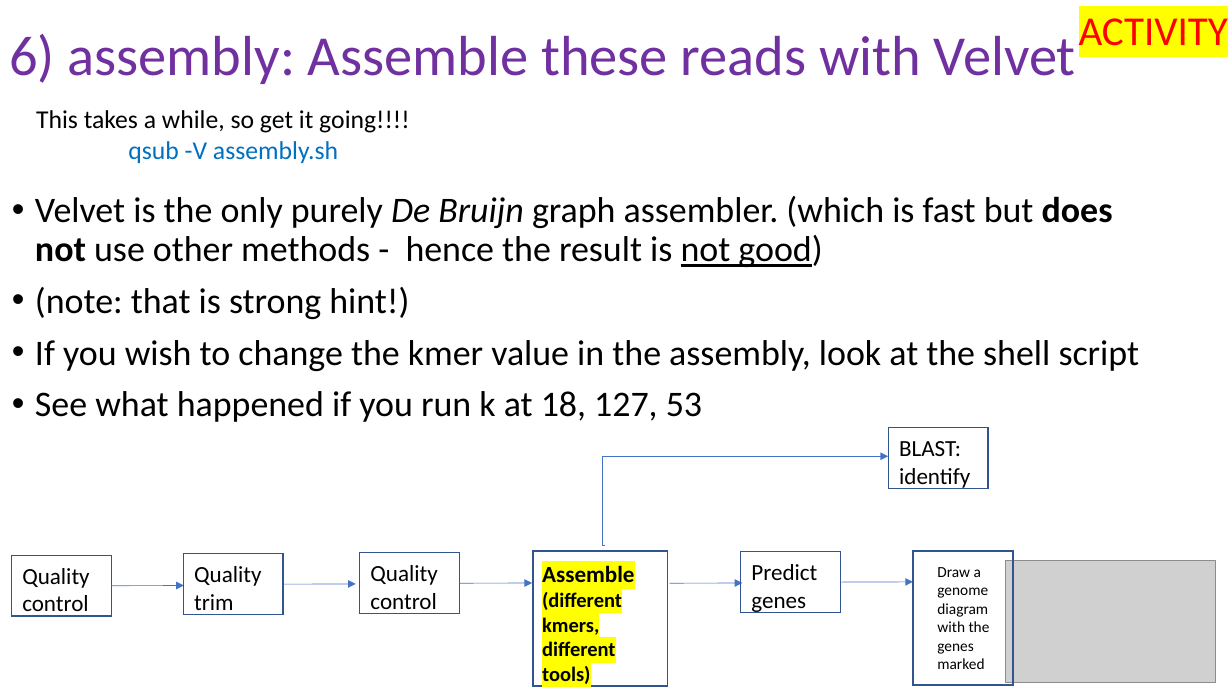
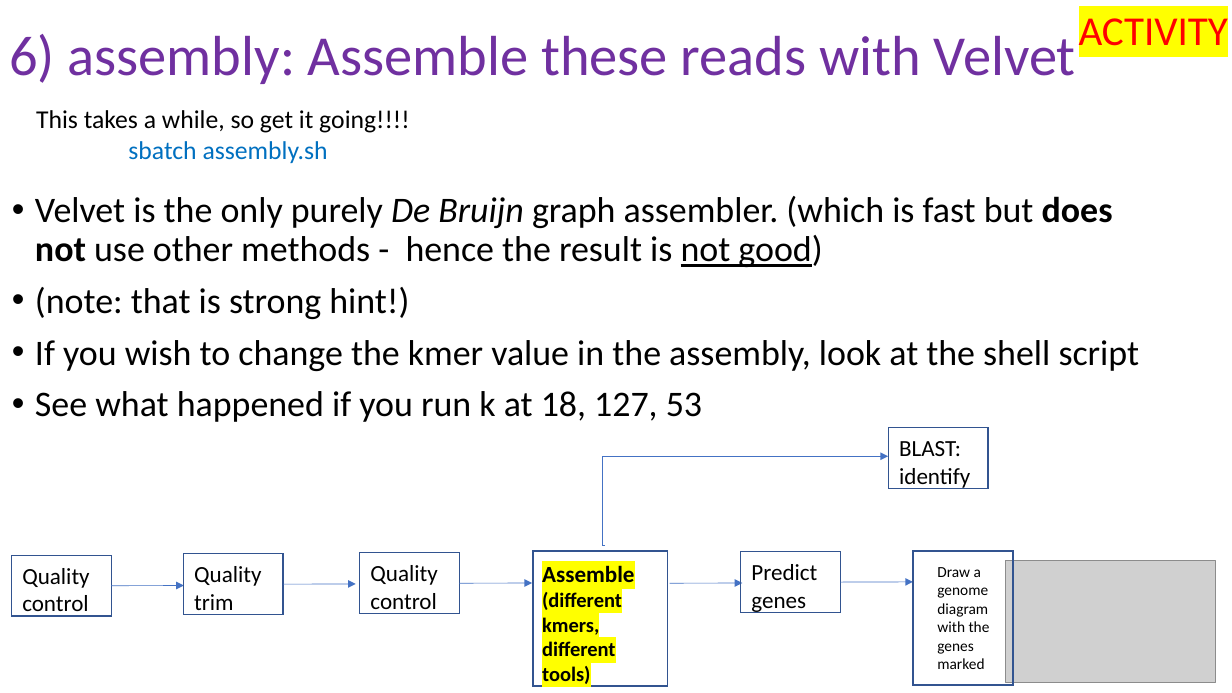
Before and after one commit to peterthorpe5/genome_assembly_workshop, a slide deck: slide 16 of powerpoint/6_assembly.pptx. Drawn at 1232x693 pixels with LibreOffice and Linux fonts; fonts in the diff are those of the drawing; grey boxes stand for pictures. Boxes give left, top, right and bottom in pixels: in the first picture for what was removed or moved away, otherwise in the second. Text is boxed around its words. In the diff, an @@ line names an element or a change of style, - is before the commit and + after.

```diff
--- a/powerpoint/6_assembly.pptx
+++ b/powerpoint/6_assembly.pptx
@@ text at box(128, 141, 328, 163): text changed @@
-qsub -V assembly.sh
+sbatch assembly.sh
```
Also in this commit, not shown: 1 other slide changed, 1 other file.
